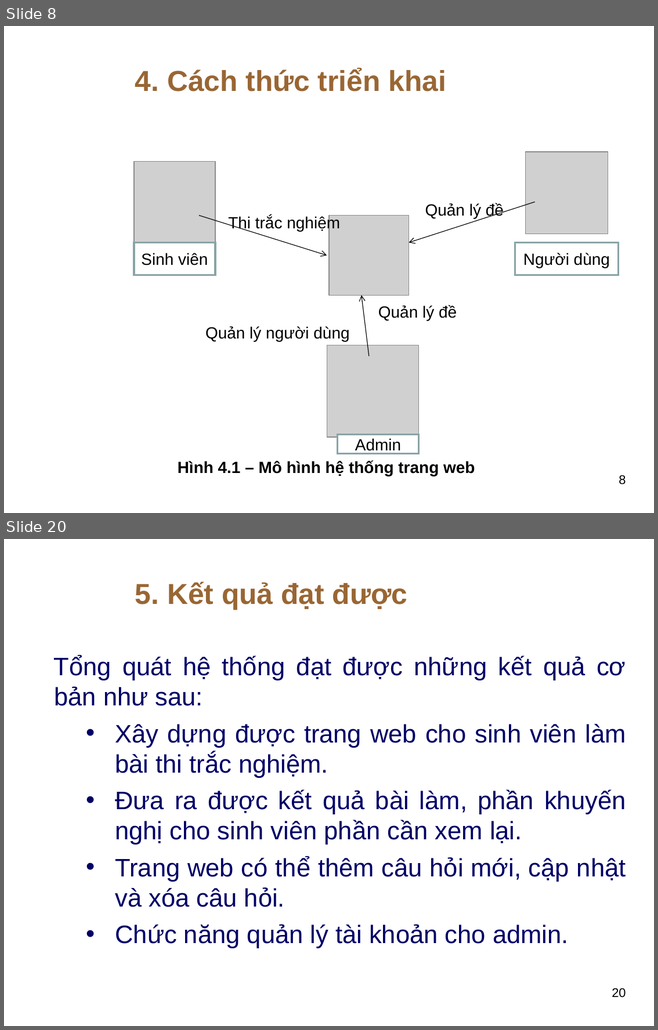
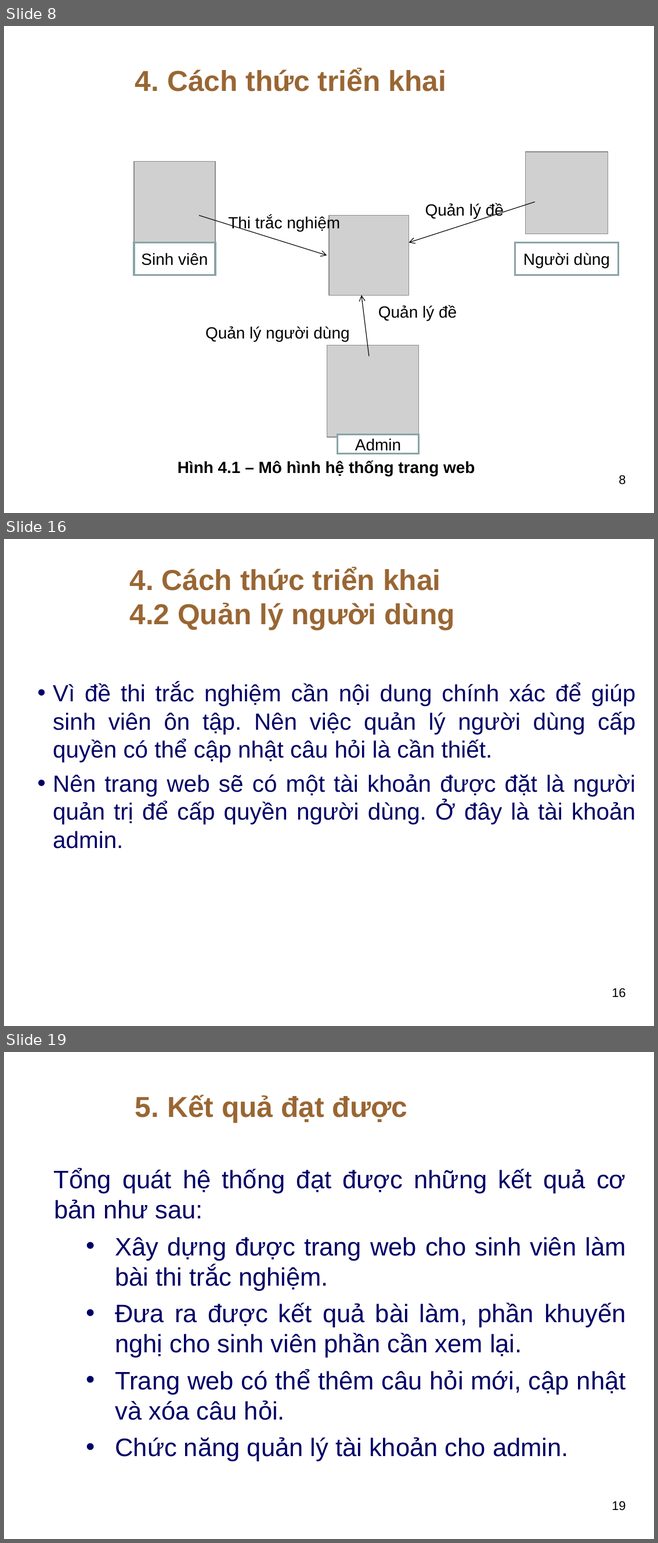
Before and after one commit to thuhuynh4393/testfrontend, a slide deck: Thu HUynh - SLide bao cao.ppt. Shown one above the other, each under a label of ours: slides 8 and 20 before the commit, slides 8, 16 and 19 after it; the slides between them are not shown. The pictures are 658x1030 and 658x1543 pixels, drawn with LibreOffice and Linux fonts; fonts in the diff are those of the drawing; grey boxes stand for pictures; background and template pictures are left out. Boxes give left, top, right and bottom in pixels: in the first picture for what was removed or moved away, otherwise in the second. Text is boxed around its words. In the diff, an @@ line names an element or a change of style, - is before the commit and + after.

```diff
--- a/Thu HUynh - SLide bao cao.ppt
+++ b/Thu HUynh - SLide bao cao.ppt
@@ slide 16 added at (4, 539, 654, 1026), background picture (left out) @@
@@ text added at (129, 567, 455, 631), 32 pt, text #996633, bold @@
+4. Cách thức triển khai
+4.2 Quản lý người dùng
@@ text added at (53, 683, 636, 849), 26 pt, text #000066 @@
+• Vì đề thi trắc nghiệm cần nội dung chính xác để giúp sinh viên ôn tập. Nên việc quản lý người dùng cấp quyền có thể cập nhật câu hỏi là cần thiết.
+• Nên trang web sẽ có một tài khoản được đặt là người quản trị để cấp quyền người dùng. Ở đây là tài khoản admin.
@@ page number added at (611, 988, 625, 998), 14 pt, text #000000 @@
+16
@@ what was slide 20 is now slide 19 @@
@@ page number at (611, 1501, 625, 1511): text changed @@
-20
+19
```
Also in this commit, not shown: 4 slides changed, 9 other slides added, 11 slides removed, 1 other file.
